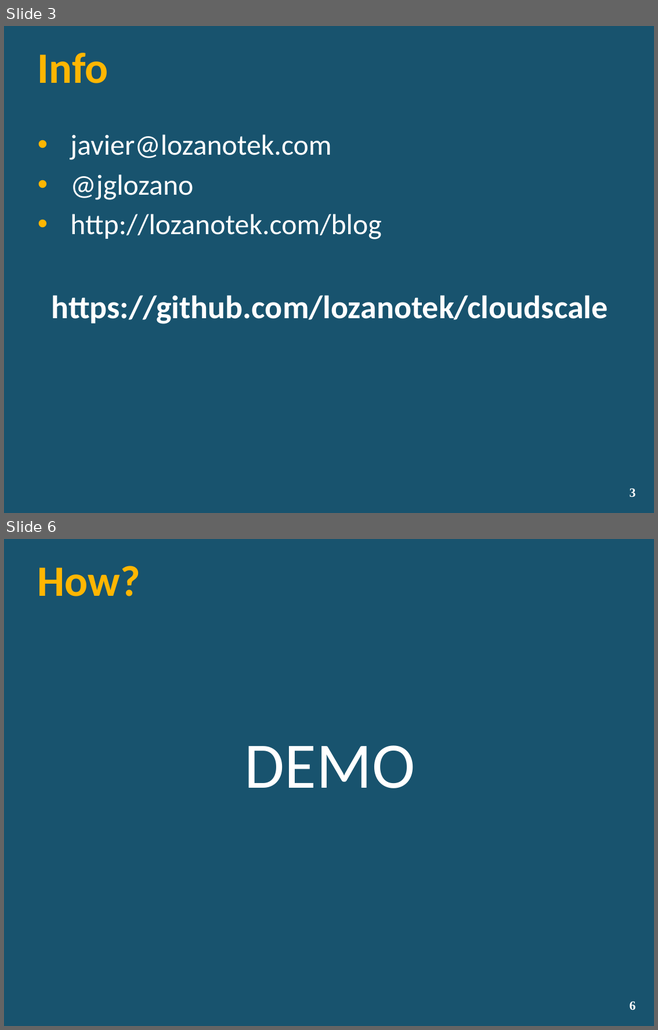
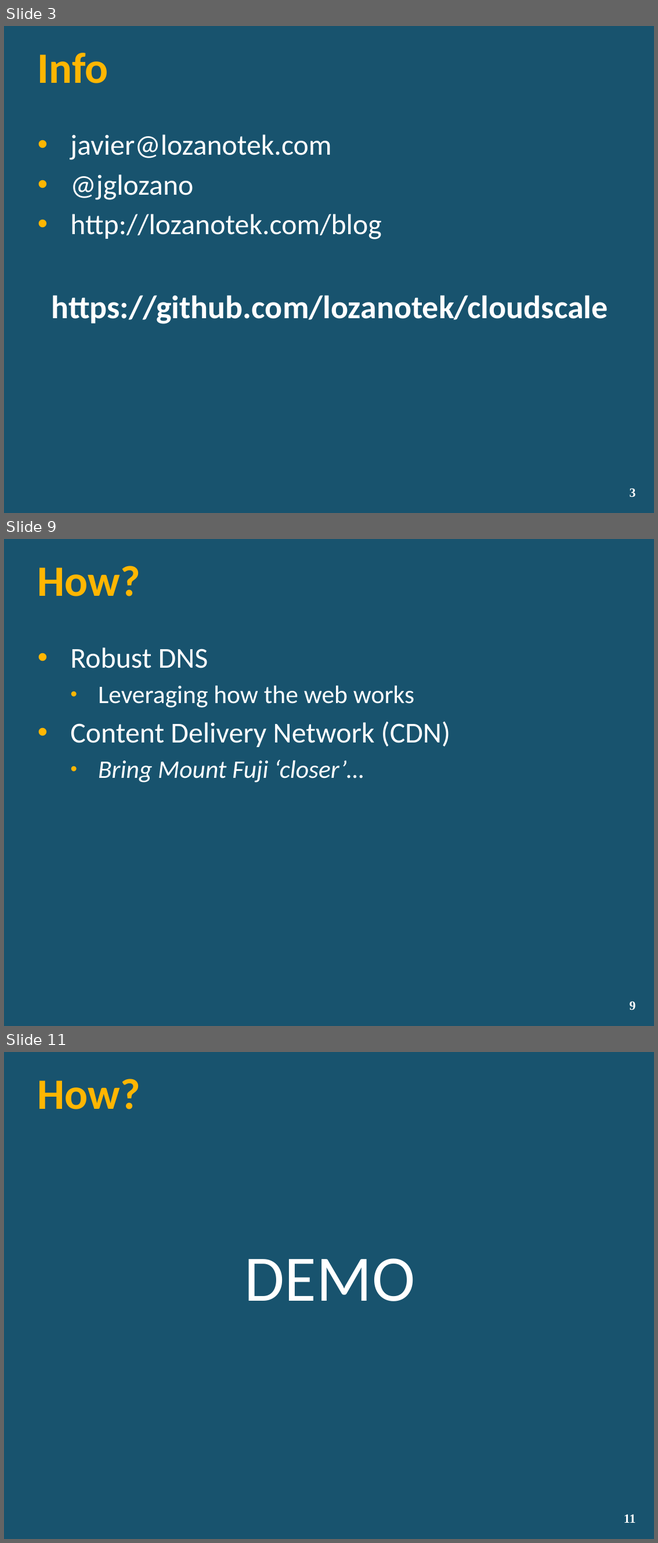
Before and after one commit to lozanotek/cloudscale, a slide deck: slides/CloudScale.pptx. Shown one above the other, each under a label of ours: slides 3 and 6 before the commit, slides 3, 9 and 11 after it; the slides between them are not shown. The pictures are 658x1030 and 658x1543 pixels, drawn with LibreOffice and Linux fonts; fonts in the diff are those of the drawing; background and template pictures are left out. Boxes give left, top, right and bottom in pixels: in the first picture for what was removed or moved away, otherwise in the second. Text is boxed around its words. In the diff, an @@ line names an element or a change of style, - is before the commit and + after.

```diff
--- a/slides/CloudScale.pptx
+++ b/slides/CloudScale.pptx
@@ slide 9 added at (x1=4, y1=539, x2=654, y2=1026), background picture (left out) @@
@@ title added at (x1=38, y1=566, x2=140, y2=596), 48 pt, text #FFB601, bold @@
+How?
@@ text added at (x1=70, y1=647, x2=450, y2=783), 28 pt, text #FFFFFF @@
+• Robust DNS
+  • Leveraging how the web works
+• Content Delivery Network (CDN)
+  • Bring Mount Fuji ‘closer’…
@@ page number added at (x1=629, y1=1001, x2=636, y2=1011), 14 pt, text #FFFFFF, bold @@
+9
@@ what was slide 6 is now slide 11 @@
@@ page number at (x1=623, y1=1514, x2=636, y2=1523): text changed @@
-6
+11
```
Also in this commit, not shown: 2 slides changed, 4 other slides added.
